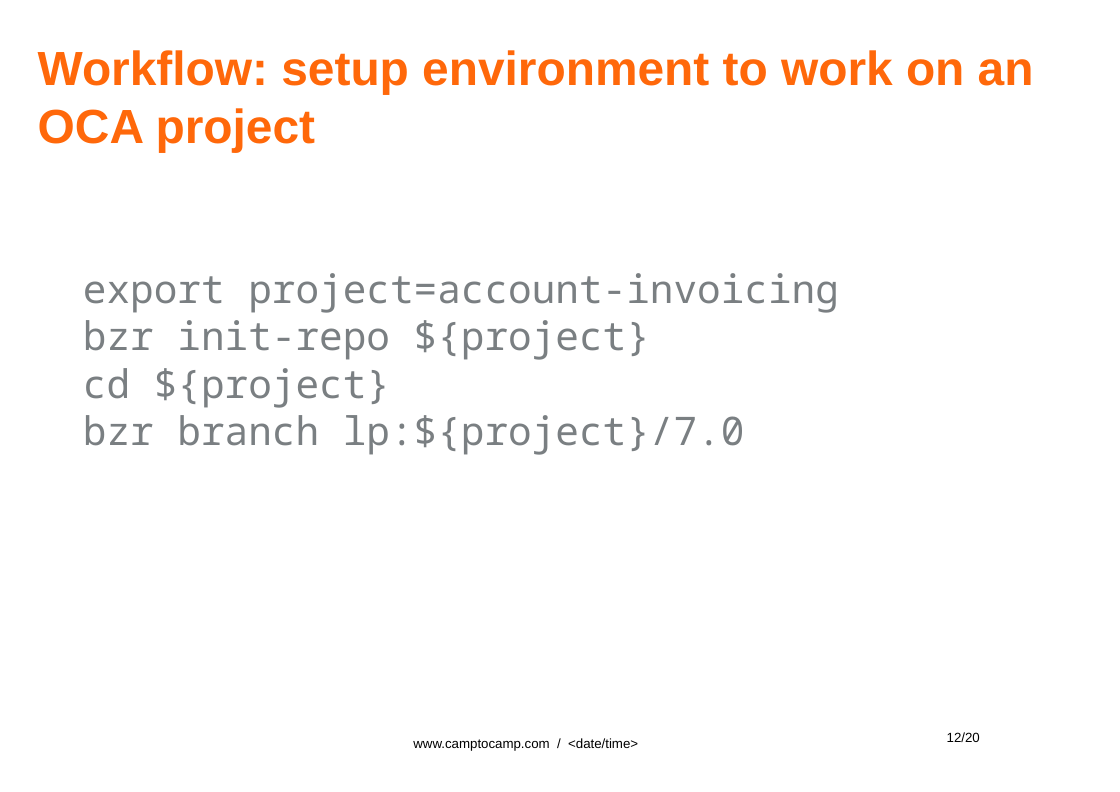
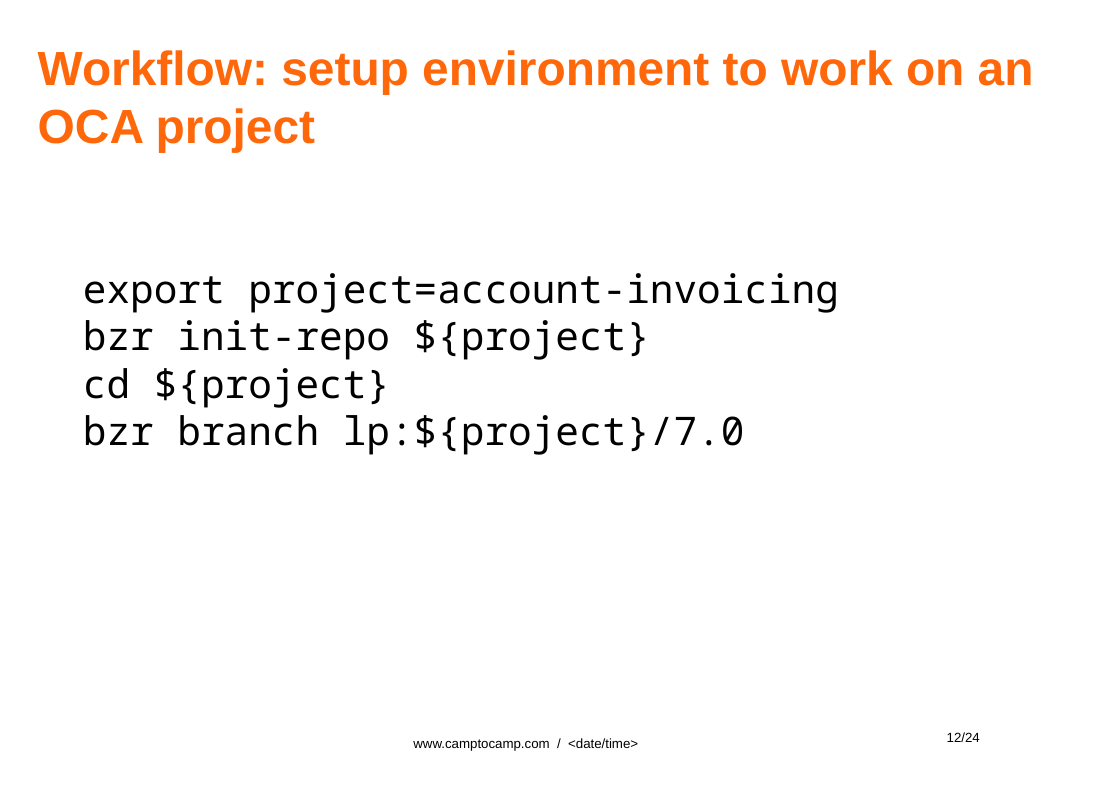
Before and after one commit to gurneyalex/community-days, a slide deck: slide 12 of 2014/talks/Community.odp. Drawn at 1120x792 pixels with LibreOffice and Linux fonts; fonts in the diff are those of the drawing; background and template pictures are left out. Boxes give left, top, right and bottom in pixels: in the first picture for what was removed or moved away, otherwise in the second. Text is boxed around its words. In the diff, an @@ line names an element or a change of style, - is before the commit and + after.

```diff
--- a/2014/talks/Community.odp
+++ b/2014/talks/Community.odp
@@ text "export project=account-invoicing bzr init-repo ${project} ..." at box(83, 273, 839, 455): text colour #7A7F82 to #000000 @@
@@ page number at box(947, 732, 980, 742): text changed @@
-12/20
+12/24
```
Also in this commit, not shown: 16 other slides changed, 4 slides added, 4 other files.
